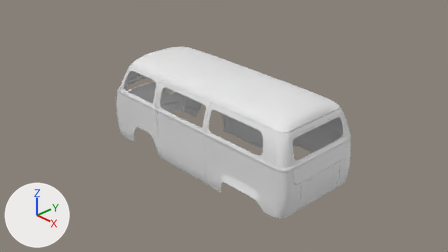
Before and after pictures for a commit that changed the Blender file blender-3.6/with-materials/van.blend.
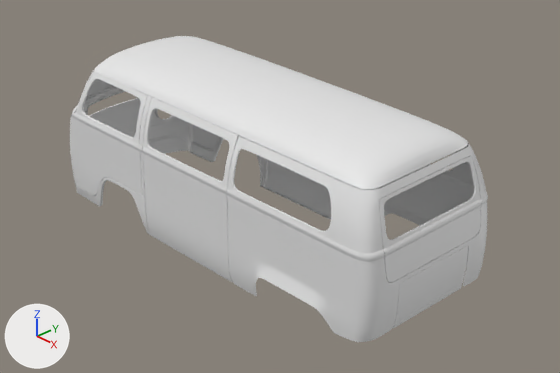
There are two pictures of each version: one from the file's camera 'Camera', one close up on the part from 17% to 87% of the width and 10% to 93% of the height. Arrows for +X, +Y and +Z are at lower left; the lights stay in place.

Before the edit, the objects in view are built like this:
```python
me_circle_001 = bpy.data.meshes.new('Circle.001')
me_circle_001.from_pydata(...)  # 888 vertices, 795 faces; spans x -2.38..2.06, y 0.0..0.88, z -0.75..0.99
me_circle_001.polygons.foreach_set('use_smooth', [True] * 795)
me_circle_002 = bpy.data.meshes.new('Circle.002')
me_circle_002.from_pydata(...)  # 2411 vertices, 2143 faces; spans x -2.12..2.26, y 0.0..0.92, z -0.75..0.78
me_circle_002.polygons.foreach_set('use_smooth', [True] * 2143)
ob_van_001 = bpy.data.objects.new('Van.001', me_circle_001)
ob_van_001.location = (0.0, 0.0, 0.0)
_m = ob_van_001.modifiers.new('Mirror', 'MIRROR')
_m.use_axis = (False, True, False)
_m.use_clip = True
_m = ob_van_001.modifiers.new('Subdivision', 'SUBSURF')
_m.levels = 2
ob_van_002 = bpy.data.objects.new('Van.002', me_circle_002)
ob_van_002.location = (0.0, 0.0, 0.0)
_m = ob_van_002.modifiers.new('Mirror', 'MIRROR')
_m.use_axis = (False, True, False)
_m.use_clip = True
_m = ob_van_002.modifiers.new('Subdivision', 'SUBSURF')
_m.levels = 2
```
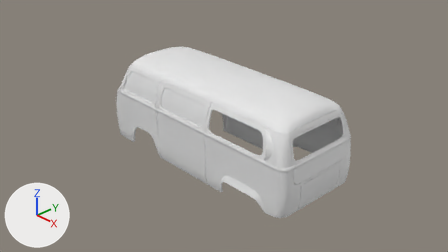
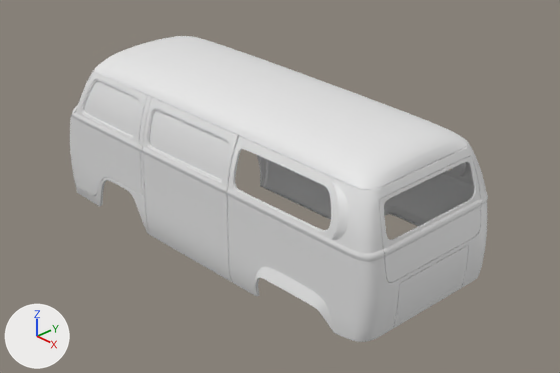
What differs and where, as boxes (x1, y1, x2, y2) in the close-ups (560 x 373 px):
```json
{"object": "Van.007", "change": "added", "after": [149, 110, 229, 179]}
{"object": "Van.005", "change": "added", "after": [84, 81, 140, 136]}
{"object": "Van.008", "change": "added", "after": [148, 109, 229, 182]}
{"object": "Van.006", "change": "added", "after": [82, 79, 141, 138]}
{"part": 1, "of": "me_circle_002", "change": "built on", "before": [82, 79, 474, 317], "after": [147, 129, 481, 342]}
```

The change, as JSON lines over the scene's bpy script:
```json
{"block": "me_circle_002", "where": "# used by ob_van_002; location = (0.0, 0.0, 0.0)"}
{"op": "remove", "block": "me_circle_002", "code": "me_circle_002.from_pydata(...)  # 2411 vertices, 2143 faces; spans x -2.12..2.26, y 0.0..0.92, z -0.75..0.78"}
{"op": "add", "block": "me_circle_002", "code": "me_circle_002.from_pydata(...)  # 2891 vertices, 2612 faces; spans x -2.12..2.26, y 0.0..0.92, z -0.75..0.78"}
{"block": "me_circle_002", "change": "me_circle_002 part 1: 127 vertices moved from x -1.87..2.25, y 0.0..0.88, z -0.75..0.74 to x -1.87..2.25, y 0.0..0.88, z -0.75..0.75; 34 vertices removed from x 0.47..2.09, y 0.61..0.92, z -0.75..0.78; 514 vertices added at x 0.47..2.26, y 0.0..0.92, z -0.75..0.78"}
{"op": "add", "block": "me_circle_008", "code": ["me_circle_008 = bpy.data.meshes.new('Circle.008')", "me_circle_008.from_pydata(...)  # 240 vertices, 240 faces; spans x -0.75..0.409, y 0.735..0.858, z 0.303..0.707", "me_circle_008.polygons.foreach_set('use_smooth', [True] * 240)"]}
{"op": "add", "block": "me_circle_007", "code": ["me_circle_007 = bpy.data.meshes.new('Circle.007')", "me_circle_007.from_pydata(...)  # 49 vertices, 36 faces; spans x -0.75..0.409, y 0.735..0.843, z 0.303..0.707", "me_circle_007.polygons.foreach_set('use_smooth', [True] * 36)"]}
{"op": "add", "block": "me_circle_006", "code": ["me_circle_006 = bpy.data.meshes.new('Circle.006')", "me_circle_006.from_pydata(...)  # 320 vertices, 320 faces; spans x -1.868..-0.927, y 0.713..0.852, z 0.309..0.73", "me_circle_006.polygons.foreach_set('use_smooth', [True] * 320)"]}
{"op": "add", "block": "me_circle_005", "code": ["me_circle_005 = bpy.data.meshes.new('Circle.005')", "me_circle_005.from_pydata(...)  # 48 vertices, 35 faces; spans x -1.87..-0.927, y 0.722..0.839, z 0.309..0.731", "me_circle_005.polygons.foreach_set('use_smooth', [True] * 35)"]}
{"op": "add", "block": "ob_van_008", "code": ["ob_van_008 = bpy.data.objects.new('Van.008', me_circle_008)", "ob_van_008.location = (0.0, 0.0, 0.0)", "_m = ob_van_008.modifiers.new('Mirror', 'MIRROR')", "_m.use_axis = (False, True, False)", "_m.use_clip = True", "_m.mirror_object = ob_van_001", "_m = ob_van_008.modifiers.new('Subdivision', 'SUBSURF')", "_m.levels = 2"]}
{"op": "add", "block": "ob_van_007", "code": ["ob_van_007 = bpy.data.objects.new('Van.007', me_circle_007)", "ob_van_007.location = (0.0, 0.0, 0.0)", "_m = ob_van_007.modifiers.new('Mirror', 'MIRROR')", "_m.use_axis = (False, True, False)", "_m.use_clip = True", "_m.mirror_object = ob_van_001", "_m = ob_van_007.modifiers.new('Subdivision', 'SUBSURF')", "_m.levels = 2"]}
{"op": "add", "block": "ob_van_006", "code": ["ob_van_006 = bpy.data.objects.new('Van.006', me_circle_006)", "ob_van_006.location = (0.0, 0.007, 0.0)", "_m = ob_van_006.modifiers.new('Mirror', 'MIRROR')", "_m.use_axis = (False, True, False)", "_m.use_clip = True", "_m.mirror_object = ob_van_001", "_m = ob_van_006.modifiers.new('Subdivision', 'SUBSURF')", "_m.levels = 2"]}
{"op": "add", "block": "ob_van_005", "code": ["ob_van_005 = bpy.data.objects.new('Van.005', me_circle_005)", "ob_van_005.location = (0.0, 0.007, 0.0)", "_m = ob_van_005.modifiers.new('Mirror', 'MIRROR')", "_m.use_axis = (False, True, False)", "_m.use_clip = True", "_m.mirror_object = ob_van_001", "_m = ob_van_005.modifiers.new('Subdivision', 'SUBSURF')", "_m.levels = 2"]}
```
